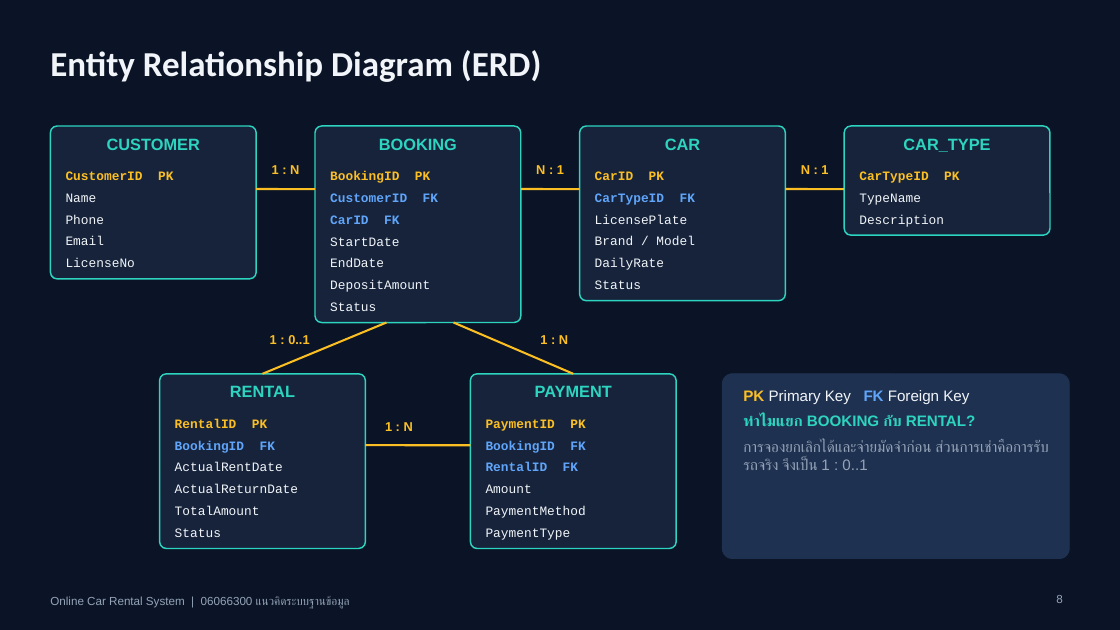
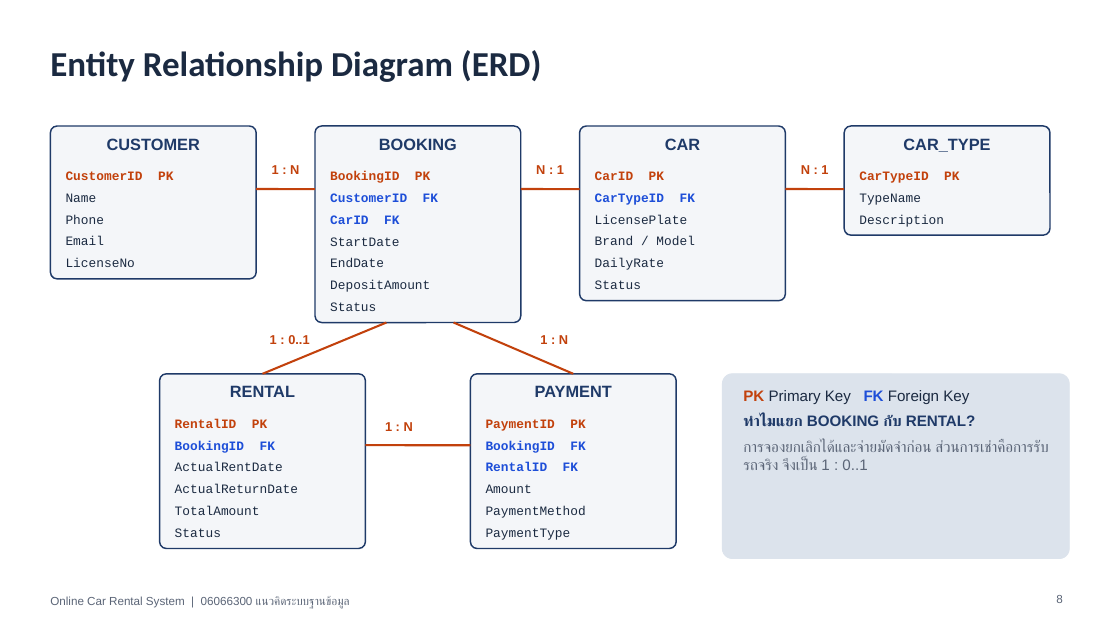
Before and after one commit to 68070299-lang/data, a slide deck: slide 8 of presentation/Online_Car_Rental_System.pptx. Drawn at 1120x630 pixels with LibreOffice and Linux fonts; fonts in the diff are those of the drawing. Boxes give left, top, right and bottom in pixels: in the first picture for what was removed or moved away, otherwise in the second. Text is boxed around its words. In the diff, an @@ line names an element or a change of style, - is before the commit and + after.

```diff
--- a/presentation/Online_Car_Rental_System.pptx
+++ b/presentation/Online_Car_Rental_System.pptx
@@ background #0B1426 to #FFFFFF @@
@@ title "Entity Relationship Diagram (ERD)" at bbox=[50, 50, 542, 82]: text colour #F1F5F9 to #1B2A41 @@
@@ text "CustomerID PK" at bbox=[66, 171, 173, 267]: text colour #FBBF24 to #C2410C in "CustomerID PK"; text colour #F1F5F9 to #1B2A41 in "Name", "Phone", "Email", "LicenseNo" @@
@@ text "BookingID PK" at bbox=[330, 171, 438, 311]: text colour #FBBF24 to #C2410C in "BookingID PK"; text colour #60A5FA to #1D4ED8 in "CustomerID FK", "CarID FK"; text colour #F1F5F9 to #1B2A41 in "StartDate", "EndDate", "DepositAmount", "Status" @@
@@ text "CarID PK" at bbox=[595, 171, 695, 289]: text colour #FBBF24 to #C2410C in "CarID PK"; text colour #60A5FA to #1D4ED8 in "CarTypeID FK"; text colour #F1F5F9 to #1B2A41 in "LicensePlate", "Brand / Model", "DailyRate", "Status" @@
@@ text "CarTypeID PK" at bbox=[859, 171, 959, 227]: text colour #FBBF24 to #C2410C in "CarTypeID PK"; text colour #F1F5F9 to #1B2A41 in "TypeName", "Description" @@
@@ line (256, 189) - (315, 189): stroke #FBBF24 1.75 pt to #C2410C 1.75 pt @@
@@ line (521, 189) - (580, 189): stroke #FBBF24 1.75 pt to #C2410C 1.75 pt @@
@@ line (786, 189) - (844, 189): stroke #FBBF24 1.75 pt to #C2410C 1.75 pt @@
@@ line (386, 323) - (262, 374): stroke #FBBF24 1.75 pt to #C2410C 1.75 pt @@
@@ line (454, 323) - (574, 374): stroke #FBBF24 1.75 pt to #C2410C 1.75 pt @@
@@ text colour #2DD4BF to #1F3A68 in 6 elements at bbox=[107, 138, 200, 150], bbox=[379, 138, 457, 150], bbox=[665, 138, 700, 150], bbox=[903, 138, 990, 152], bbox=[230, 385, 295, 397], bbox=[535, 385, 612, 397] @@
@@ fill #16233B to #F4F6F9; outline #2DD4BF 1.25 pt to #1F3A68 1.25 pt in 6 elements at bbox=[50, 126, 256, 279], bbox=[315, 126, 521, 323], bbox=[580, 126, 786, 301], bbox=[844, 126, 1050, 235], bbox=[160, 374, 365, 549], bbox=[471, 374, 676, 549] @@
@@ rounded rectangle at bbox=[723, 374, 1070, 559]: fill #1F3150 to #DCE3EC; outline #1F3150 0.75 pt to #DCE3EC 0.75 pt @@
@@ text "PK Primary Key FK Foreign ..." at bbox=[743, 390, 1038, 470]: text colour #FBBF24 to #C2410C in "PK"; text colour #F1F5F9 to #1B2A41 in "Primary Key Foreign Key"; text colour #60A5FA to #1D4ED8 in "FK"; text colour #2DD4BF to #1F3A68 in "ทำไมแยก BOOKING กับ RENTAL?"; text colour #94A3B8 to #5B6577 in "การจองยกเลิกได้และจ่ายมัดจำก่อน ส่วนการเช่าคือการรับรถจริง จ ..." @@
@@ text "RentalID PK" at bbox=[175, 441, 298, 537]: text colour #FBBF24 to #C2410C in "RentalID PK"; text colour #60A5FA to #1D4ED8 in "BookingID FK"; text colour #F1F5F9 to #1B2A41 in "ActualRentDate", "ActualReturnDate", "TotalAmount", "Status" @@
@@ text colour #FBBF24 to #C2410C in 6 elements at bbox=[272, 164, 299, 177], bbox=[536, 164, 564, 177], bbox=[801, 165, 828, 174], bbox=[270, 335, 309, 344], bbox=[540, 335, 568, 344], bbox=[385, 422, 413, 431] @@
@@ text "PaymentID PK" at bbox=[486, 419, 586, 540]: text colour #FBBF24 to #C2410C in "PaymentID PK"; text colour #60A5FA to #1D4ED8 in "BookingID FK", "RentalID FK"; text colour #F1F5F9 to #1B2A41 in "Amount", "PaymentMethod", "PaymentType" @@
@@ line (365, 445) - (471, 445): stroke #FBBF24 1.75 pt to #C2410C 1.75 pt @@
@@ text "Online Car Rental System | ..." at bbox=[50, 596, 350, 609]: text colour #94A3B8 to #5B6577 @@
@@ page number at bbox=[1056, 595, 1062, 603]: text colour #94A3B8 to #5B6577 @@
```
Also in this commit, not shown: 17 other slides changed, 2 other files.
